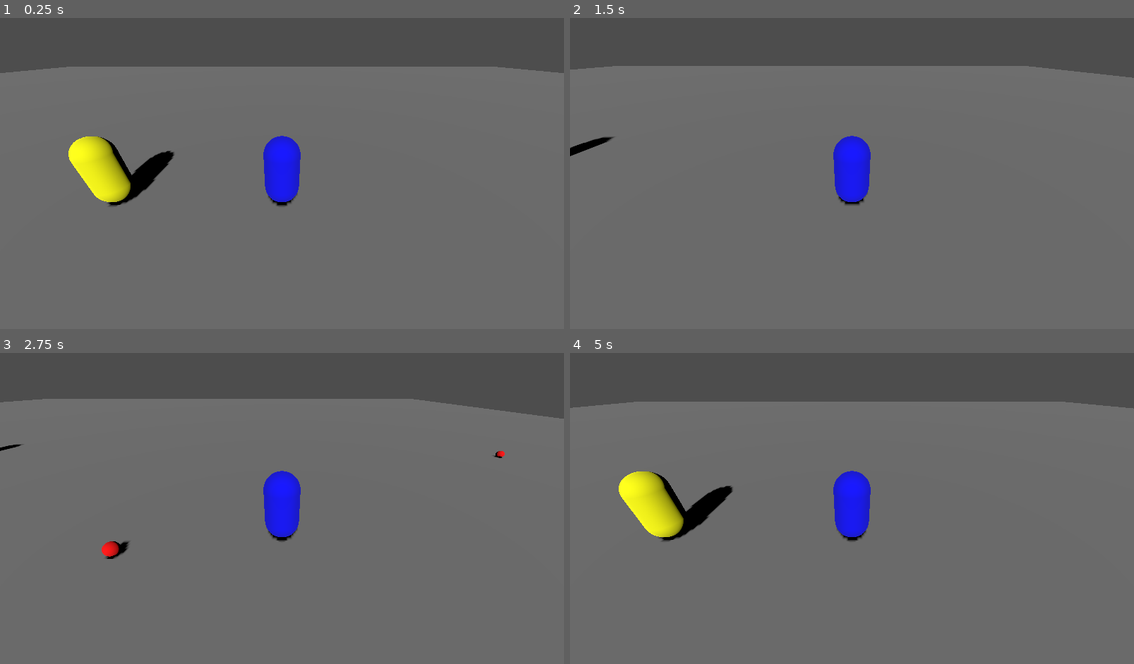
Above: before the commit, frames 1-4 (two rows, left to right).
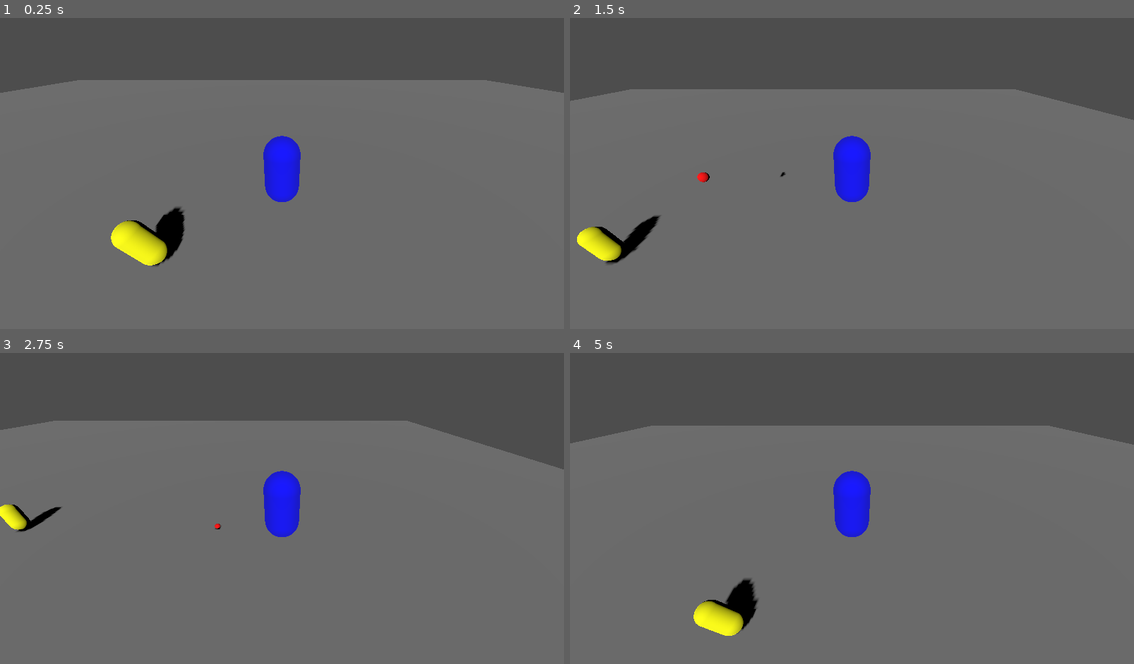
Above: after the commit, the same moments.

Repository: Genaro-Coronel-Gtz/godot_dumbs
Game: Godot game, scene res://main.tscn
Two runs of this game, one before a commit and one after it. Both use one fixed random seed, a clock stepped at 60 frames per second and the inputs below.
Inputs:
- Up to frame 1 (0.25 s): no input
- Up to frame 2 (1.5 s): hold Right (ui_right) 0.53-1.28 s; hold Down (ui_down) from 1.28 s (still down)
- Up to frame 3 (2.75 s): release Down (ui_down) at 2.03 s; hold Right (ui_right) from 2.03 s (still down)
- Up to frame 4 (5 s): release Right (ui_right) at 2.78 s; hold Up (ui_up) 2.78-3.53 s; hold Left (ui_left) from 3.53 s (still down)

The runs differ from the first frame. In frame 1, 8.4% of the frame differs, in the area x 0-100%, y 15-80%; in frame 2, 9.6%; in frame 3, 9.2%; in frame 4, 12%, in the area x 0-100%, y 15-91%.

Commit message:
[WIP]: Implementing bullet pool for instanciate bullets

Diff:
--- a/main.tscn
+++ b/main.tscn
@@ -24,7 +24,6 @@
 [sub_resource type="CylinderShape3D" id="CylinderShape3D_enemy"]
 
 [node name="Main" type="Node3D"]
-transform = Transform3D(1, 0, 0, 0, 1, 0, 0, 0, 1, -0.610693, 0, 0)
 
 [node name="Camera3D" type="Camera3D" parent="."]
 transform = Transform3D(0.89842653, 0, 0.43912393, 0, 1, 0, -0.43912393, 0, 0.89842653, 1.2367897, 1.7169065, 10.092267)
--- a/project.godot
+++ b/project.godot
@@ -14,3 +14,7 @@
 run/main_scene="res://main.tscn"
 config/features=PackedStringArray("4.5", "Forward Plus")
 config/icon="res://icon.svg"
+
+[autoload]
+
+BulletPool="*res://scripts/bullet_pool.gd"
--- a/scripts/bullet.gd
+++ b/scripts/bullet.gd
@@ -1,23 +1,30 @@
 extends RigidBody3D
 
 const BULLET_LIFE_TIME = 5.0
-
+const FLIGHT_TIME_PARABOLIC = 1.5  # Tiempo de vuelo para una trayectoria más precisa
+const BULLET_SPEED = 25 # Velocidad de la bala en trayectoria lineal
 var time_alive = 0.0
 
+func reset() -> void:
+	"""Reinicia el bullet para ser reutilizado en el pool"""
+	time_alive = 0.0
+	linear_velocity = Vector3.ZERO
+	global_position = Vector3.ZERO
 
-func linear(target: Vector3, bullet_speed: float = 1.5) -> void:
+func linear(target: Vector3) -> void:
 	var Ballistics = load("res://scripts/ballistics.gd")
-	var v = Ballistics.solve_direct_velocity(global_position, target, bullet_speed)
+	var v = Ballistics.solve_direct_velocity(global_position, target, BULLET_SPEED)
 	linear_velocity = v
 
-# Public API: lanzar el bullet hacia `target` en `flight_time` segundos.
-func parabolic(target: Vector3, flight_time: float = 1.5) -> void:
+# Lanzar el bullet hacia `target` en `flight_time` segundos.
+func parabolic(target: Vector3) -> void:
 	var gravity = abs(ProjectSettings.get_setting("physics/3d/default_gravity"))
 	var Ballistics = load("res://scripts/ballistics.gd")
-	var v = Ballistics.solve_ballistic_velocity(global_position, target, gravity, flight_time)
+	var v = Ballistics.solve_ballistic_velocity(global_position, target, gravity, FLIGHT_TIME_PARABOLIC)
 	linear_velocity = v
 
 func _physics_process(delta):
 	time_alive += delta
 	if time_alive >= BULLET_LIFE_TIME:
-		queue_free()
+		BulletPool.return_bullet(self)
+		#queue_free()
--- a/scripts/bullet_new.gd
+++ /dev/null
@@ -1,16 +0,0 @@
-extends RigidBody3D
-
-const BULLET_LIFE_TIME = 5.0
-
-var time_alive = 0.0
-
-# Public API: lanzar el bullet hacia `target` en `flight_time` segundos.
-func launch(target: Vector3, flight_time: float = 1.5) -> void:
-	var gravity = abs(ProjectSettings.get_setting("physics/3d/default_gravity"))
-	var v = load("res://scripts/ballistics.gd").solve_ballistic_velocity(global_position, target, gravity, flight_time)
-	linear_velocity = v
-
-func _physics_process(delta):
-	time_alive += delta
-	if time_alive >= BULLET_LIFE_TIME:
-		queue_free()
--- /dev/null
+++ b/scripts/bullet_pool.gd
@@ -0,0 +1,61 @@
+
+extends Node
+#bullet_pool
+# Configuración del pool
+const BULLET_SCENE = preload("res://scenes/bullet.tscn")
+const POOL_SIZE = 30  # Cantidad inicial de bullets en el pool
+
+var bullet_pool: Array[RigidBody3D] = []
+var active_bullets: Array[RigidBody3D] = []
+
+func _ready():
+	# Crear todos los bullets al inicio
+	for i in range(POOL_SIZE):
+		var bullet = BULLET_SCENE.instantiate()
+		bullet.visible = false
+		bullet.set_physics_process(false)
+		get_tree().root.get_node("Main").add_child(bullet)
+		bullet_pool.push_back(bullet)
+
+func get_bullet() -> RigidBody3D:
+	var bullet: RigidBody3D
+
+	if bullet_pool.is_empty():
+		# Si no hay bullets disponibles, crear uno nuevo
+		bullet = BULLET_SCENE.instantiate()
+		get_tree().root.get_node("Main").add_child(bullet)
+		print("Pool expandido: creando nuevo bullet")
+	else:
+		# Obtener un bullet del pool
+		bullet = bullet_pool.pop_back()
+
+	# Activar el bullet
+	bullet.visible = true
+	bullet.set_physics_process(true)
+	bullet.reset()
+
+	# Agregarlo a la lista de activos
+	active_bullets.push_back(bullet)
+
+	return bullet
+
+func return_bullet(bullet: RigidBody3D) -> void:
+	# Remover activos
+	if bullet in active_bullets:
+		active_bullets.erase(bullet)
+
+	# Resetear estado
+	bullet.visible = false
+	bullet.set_physics_process(false)
+	bullet.linear_velocity = Vector3.ZERO
+	bullet.time_alive = 0.0
+
+	# Devolver al pool
+	bullet_pool.push_back(bullet)
+
+func get_pool_stats() -> Dictionary:
+	return {
+		"available": bullet_pool.size(),
+		"active": active_bullets.size(),
+		"total": bullet_pool.size() + active_bullets.size()
+	}
--- a/scripts/enemy.gd
+++ b/scripts/enemy.gd
@@ -2,8 +2,6 @@
 
 const BULLET_SCENE = preload("res://scenes/bullet.tscn")
 const FIRE_RATE = 1.0  # segundos entre disparos
-const FLIGHT_TIME_PARABOLIC = 1.5  # Tiempo de vuelo para una trayectoria más precisa
-const BULLET_SPEED = 25
 const FIRE_RANGE = 15.0  # Distancia máxima para disparar
 
 var time_since_last_shot = 0.0
@@ -15,8 +13,7 @@
 func _physics_process(delta):
 	if player:
 		var distance_to_player = global_position.distance_to(player.global_position)
-
-		# Solo disparar si el player está dentro del rango
+		# Dispara solo si el player está dentro del rango
 		if distance_to_player <= FIRE_RANGE:
 			# Hacer que el enemigo mire hacia el player
 			look_at(player.global_position + Vector3(0, 0.5, 0), Vector3.UP)
@@ -33,21 +30,15 @@
 			time_since_last_shot = 0.0
 
 func shoot():
-	var bullet_instance = BULLET_SCENE.instantiate()
+	var bullet_instance = BulletPool.get_bullet()
 	var spawn_point = get_node("BulletSpawnPoint")
 
-	# Primero agregar al árbol
-	get_tree().root.get_node("Main").add_child(bullet_instance)
-
-	# Luego establecer la posición global
+	# Establecer la posicion global
 	bullet_instance.global_position = spawn_point.global_position
-
-	# Capturar la posición del player en este momento
-	# El player tiene altura 2.0, así que su centro está a 1.0 unidades arriba
+	# Capturar la posicion del player en este momento
+	# El player tiene altura 2.0, asi que su centro está a 1.0 unidades arriba
 	var target_position = player.global_position + Vector3(0, 1.0, 0)
 
-	# Usar la API pública del bullet para lanzarlo (desacopla cálculo)
-	#bullet_instance.parabolic(target_position, FLIGHT_TIME_PARABOLIC)
-	bullet_instance.linear(target_position, BULLET_SPEED)
-
+	# Usar la API publica del bullet para lanzarlo
+	bullet_instance.linear(target_position)
 	print("Bullet disparado: origen=", bullet_instance.global_position, " objetivo=", target_position)
--- a/scripts/player.gd
+++ b/scripts/player.gd
@@ -8,7 +8,6 @@
 	camera = get_tree().root.get_node("Main/Camera3D")
 
 func _physics_process(delta):
-	# Movimiento con flechas del teclado
 	var input_dir = Input.get_vector("ui_left", "ui_right", "ui_up", "ui_down")
 	var direction = Vector3(input_dir.x, 0, input_dir.y).normalized()
 
@@ -19,6 +18,6 @@
 
 	move_and_slide()
 
-	# Actualizar posición de la cámara para seguir al player
+	# Actualizar posicion camara para seguir al player
 	camera.global_position = global_position + Vector3(0, 3, 5)
 	camera.look_at(global_position, Vector3.UP)
Not shown, removed: scripts/bullet_new.gd.uid
Not shown, added: scripts/bullet_pool.gd.uid
